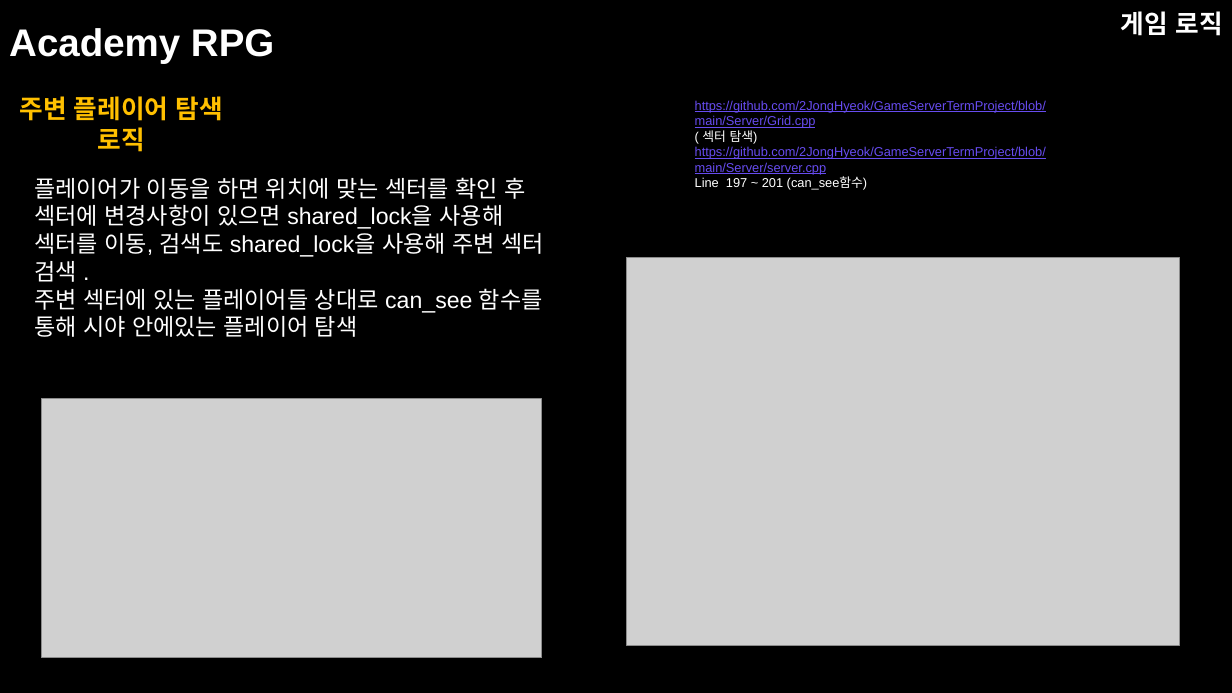
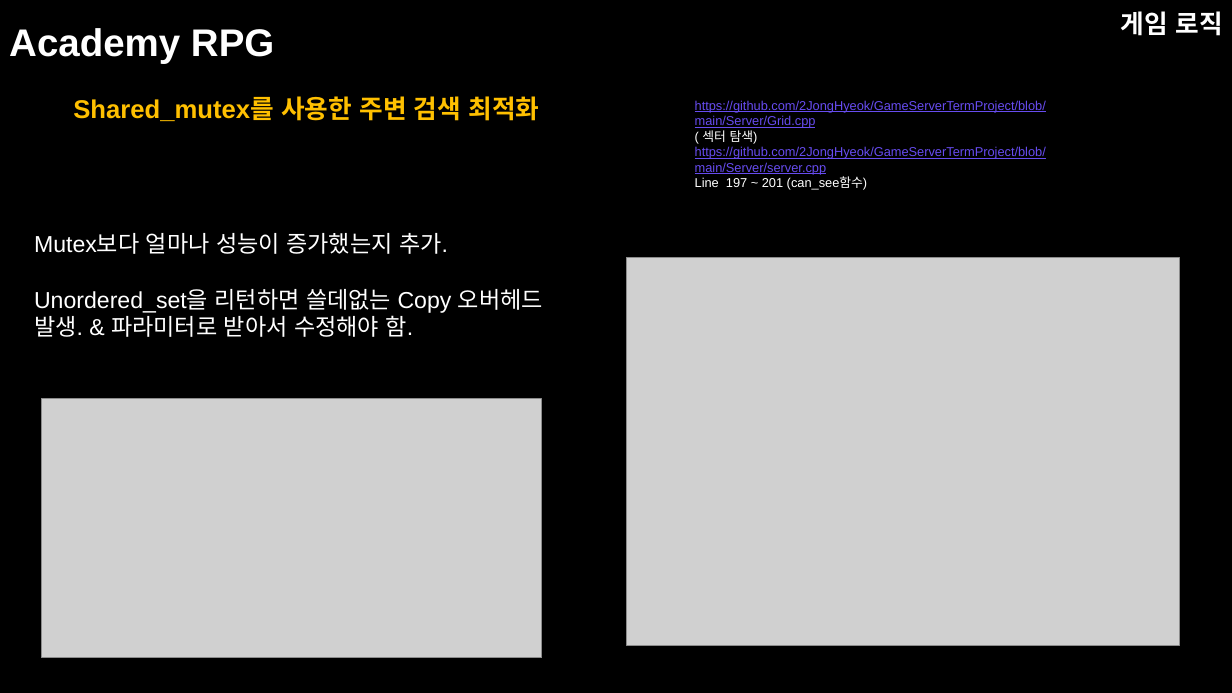
Before and after one commit to NewbieProgrammerCrew/graduation-project, a slide deck: slide 7 of 포트폴리오/이종혁 포트폴리오.pptx (slide 8 before the commit). Drawn at 1232x693 pixels with LibreOffice and Linux fonts; fonts in the diff are those of the drawing; grey boxes stand for pictures. Boxes give left, top, right and bottom in pixels: in the first picture for what was removed or moved away, otherwise in the second. Text is boxed around its words. In the diff, an @@ line names an element or a change of style, - is before the commit and + after.

```diff
--- a/포트폴리오/이종혁 포트폴리오.pptx
+++ b/포트폴리오/이종혁 포트폴리오.pptx
@@ text at (x1=73, y1=96, x2=539, y2=121): text changed @@
-주변 플레이어 탐색 로직
+Shared_mutex를 사용한 주변 검색 최적화
@@ text at (x1=34, y1=233, x2=543, y2=337): text changed @@
-플레이어가 이동을 하면 위치에 맞는 섹터를 확인 후
-섹터에 변경사항이 있으면 shared_lock을 사용해 섹터를 이동, 검색도 shared_lock을 사용해 주변 섹터 검색 .
-주변 섹터에 있는 플레이어들 상대로 can_see 함수를 통해 시야 안에있는 플레이어 탐색
+Mutex보다 얼마나 성능이 증가했는지 추가.
+Unordered_set을 리턴하면 쓸데없는 Copy 오버헤드 발생. & 파라미터로 받아서 수정해야 함.
```
Also in this commit, not shown: 5 other slides changed, 1 slide added, 5 slides removed, 1 other file.
